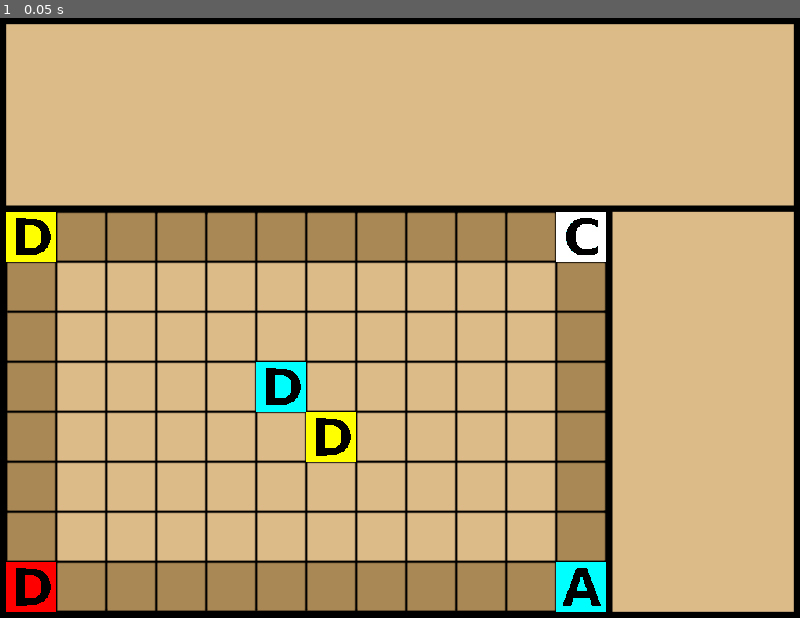
Above: before the commit, frame 1.
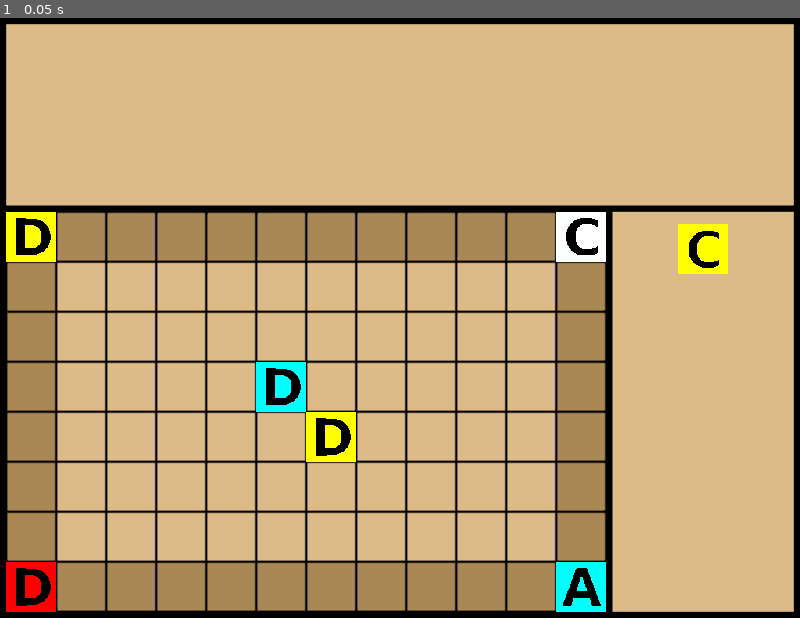
Above: after the commit, the same moment.

Repository: Infini-Creation/Ishid-O-Matic_Reborn
Game: Godot game, scene res://Scenes/game.tscn
Same seed, same stepped clock (60 frames per second), same inputs: the game is played once before the commit and once after it.
Inputs:
- Up to frame 1 (0.05 s): no input

The runs differ from the first frame. In frame 1, 0.5% of the frame differs, in the area x 84-91%, y 34-43%.

Commit message:
a step further
-add basic check for adding tile on board (no neighbor)
-add next tile display (may be improved)
-fix texture display in next tile TextureRect

Diff:
--- a/project/Scenes/game.tscn
+++ b/project/Scenes/game.tscn
@@ -40,6 +40,7 @@
 [node name="NextTileDisplay" type="TextureRect" parent="UI/VBoxContainer/MarginContainer"]
 layout_mode = 2
 mouse_filter = 2
+stretch_mode = 5
 
 [node name="grid" type="Node2D" parent="."]
 script = ExtResource("2_b52qq")
--- a/project/Scripts/grid.gd
+++ b/project/Scripts/grid.gd
@@ -191,26 +191,41 @@
 	add_child(tile)
 
 func check_adjacent_tiles(tile : Node2D, grid_position : Vector2) -> bool:
+	# no neighbor = move not allowed
+	# else : check shape/color match
+
+	var number_of_neighbor : int = 0
+	var same_shape_neighbor : int = 0
+	var same_color_neighbor : int = 0
+
 	if grid_position.x > 0 and game_board[grid_position.x-1][grid_position.y] != null:
+		number_of_neighbor += 1
 		if game_board[grid_position.x-1][grid_position.y].shape == tile.shape:
 			print("tile in x-1,y pos has same shape")
 		if game_board[grid_position.x-1][grid_position.y].color == tile.color:
 			print("tile in x-1,y pos has same color")
 	if grid_position.x < 11 and game_board[grid_position.x+1][grid_position.y] != null:
+		number_of_neighbor += 1
 		if game_board[grid_position.x+1][grid_position.y].shape == tile.shape:
 			print("tile in x+1,y pos has same shape")
 		if game_board[grid_position.x+1][grid_position.y].color == tile.color:
 			print("tile in x+1,y pos has same color")
 	if grid_position.y > 0 and game_board[grid_position.x][grid_position.y-1] != null:
+		number_of_neighbor += 1
 		if game_board[grid_position.x][grid_position.y-1].shape == tile.shape:
 			print("tile in x,y-1 pos has same shape")
 		if game_board[grid_position.x][grid_position.y-1].color == tile.color:
 			print("tile in x,y-1 pos has same color")
 	if grid_position.y < 7 and game_board[grid_position.x][grid_position.y+1] != null:
+		number_of_neighbor += 1
 		if game_board[grid_position.x][grid_position.y+1].shape == tile.shape:
 			print("tile in x,y+1 pos has same shape")
 		if game_board[grid_position.x][grid_position.y+1].color == tile.color:
 			print("tile in x,y+1 pos has same color")
+	print ("NB="+str(number_of_neighbor))
+
+	if (number_of_neighbor == 0):
+		return false
 	return true
 
 func preview_next_tile():
@@ -219,6 +234,11 @@
 		tile = deck[0]
 		print("(ds="+str(deck.size())+")Tile=["+str(tile)+"] c="+tile.color+" s="+tile.shape)
 		##$UI/VBoxContainer/MarginContainer/NextTileDisplay.texture = tile.get_child(0).texture
+		var NextTileDisplay = get_tree().get_root().get_node("Game").get_node("UI").get_node("VBoxContainer").get_node("MarginContainer").get_node("NextTileDisplay")
+		NextTileDisplay.texture = tile.get_node("Sprite2D").texture
+		NextTileDisplay.modulate = avail_tile_colors[tile.color]
+		print("decktext=" + str(NextTileDisplay.texture)) #/VBoxContainer/MarginContainer/NextTileDisplay
+		# ~signal NTD node from grid with text ref/color/shape and UI component just read tex and display it
 
 	else:
 		pass
